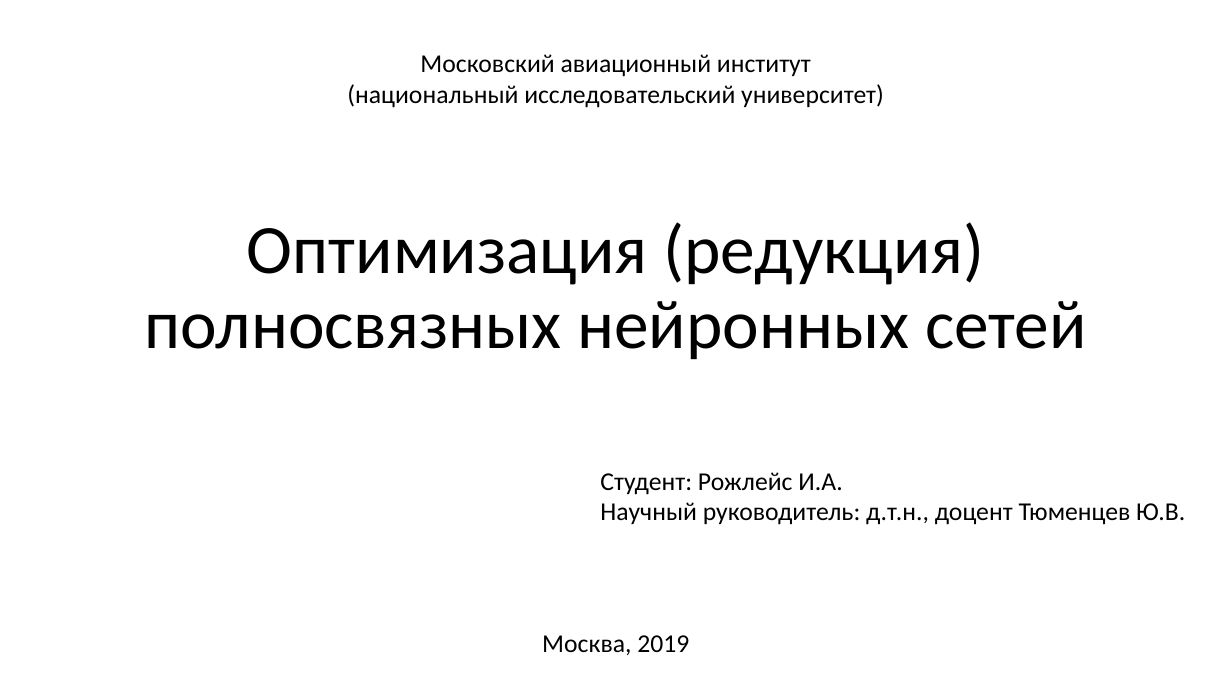
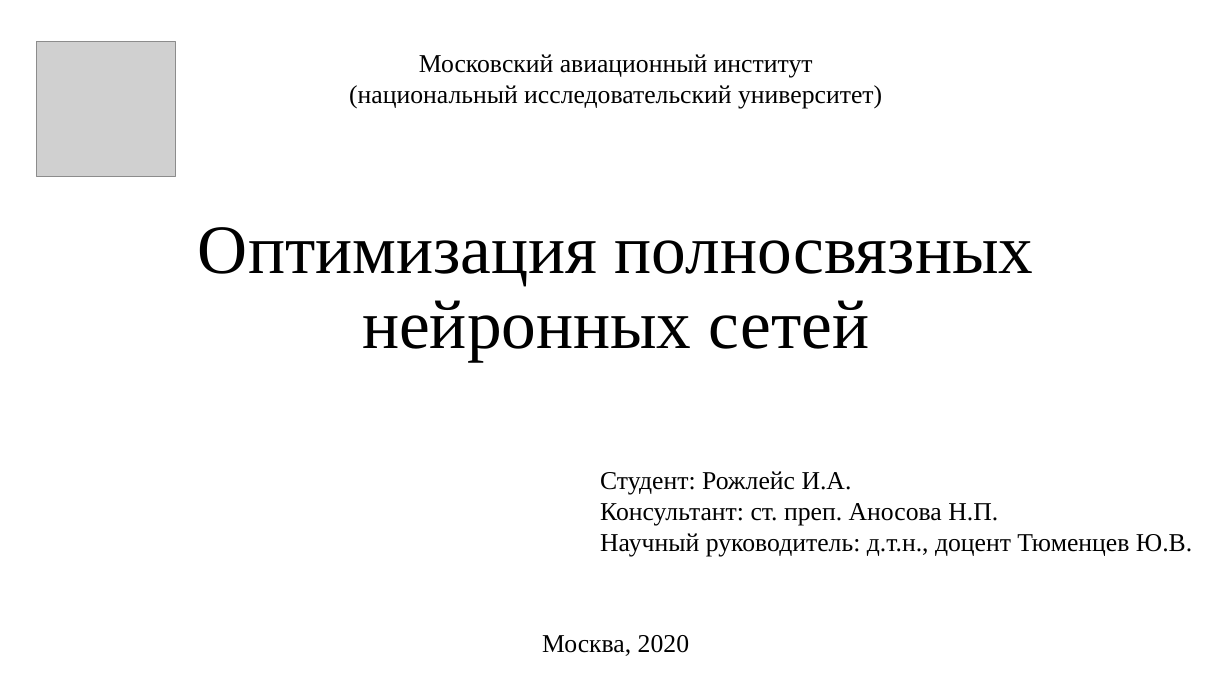
Before and after one commit to sven4500/masters-diploma, a slide deck: slide 1 of Презентация/Пезентация.ppt. Drawn at 1232x693 pixels with LibreOffice and Linux fonts; fonts in the diff are those of the drawing; grey boxes stand for pictures. Boxes give left, top, right and bottom in pixels: in the first picture for what was removed or moved away, otherwise in the second. Text is boxed around its words. In the diff, an @@ line names an element or a change of style, - is before the commit and + after.

```diff
--- a/Презентация/Пезентация.ppt
+++ b/Презентация/Пезентация.ppt
@@ picture added at box(36, 42, 175, 176) @@
@@ text "Московский авиационный институт" at box(349, 54, 882, 108): font Calibri to Times New Roman @@
@@ title at box(198, 227, 1034, 362): text changed; font Calibri to Times New Roman @@
-Оптимизация (редукция) полносвязных нейронных сетей
+Оптимизация полносвязных нейронных сетей
@@ text at box(600, 471, 1192, 557): font Calibri to Times New Roman in "Студент: Рожлейс И.А.", "Научный руководитель: д.т.н., доцент Тюменцев Ю.В." @@
@@ text at box(600, 503, 998, 526): paragraph added @@
+Консультант: ст. преп. Аносова Н.П.
@@ text at box(542, 635, 689, 656): text changed; font Calibri to Times New Roman @@
-Москва, 2019
+Москва, 2020
```
Also in this commit, not shown: 12 other slides changed, 12 slides added.
